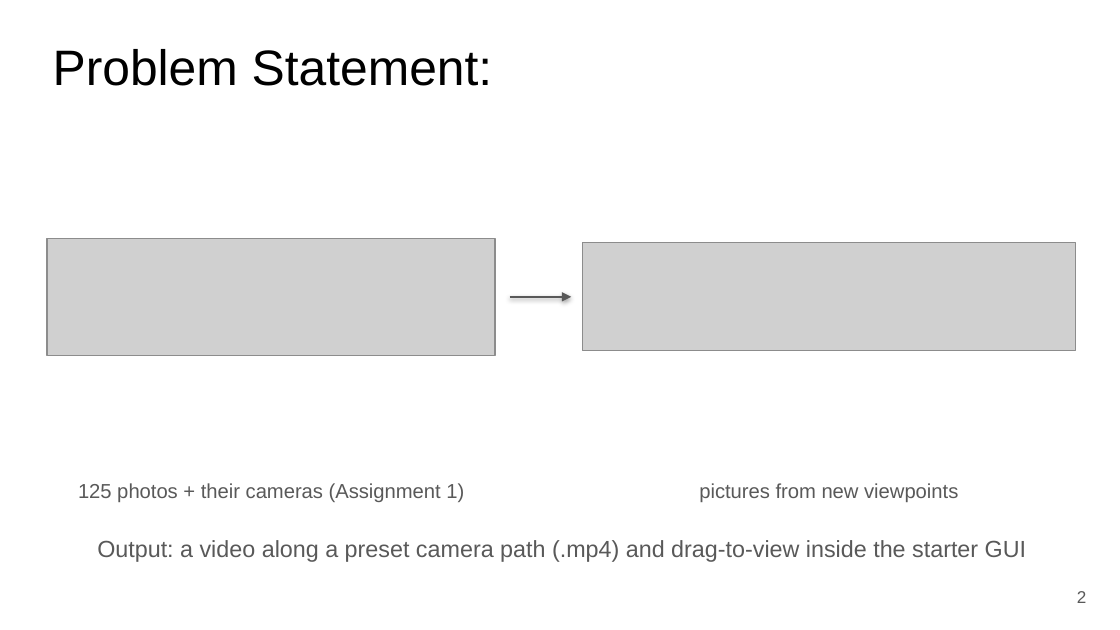
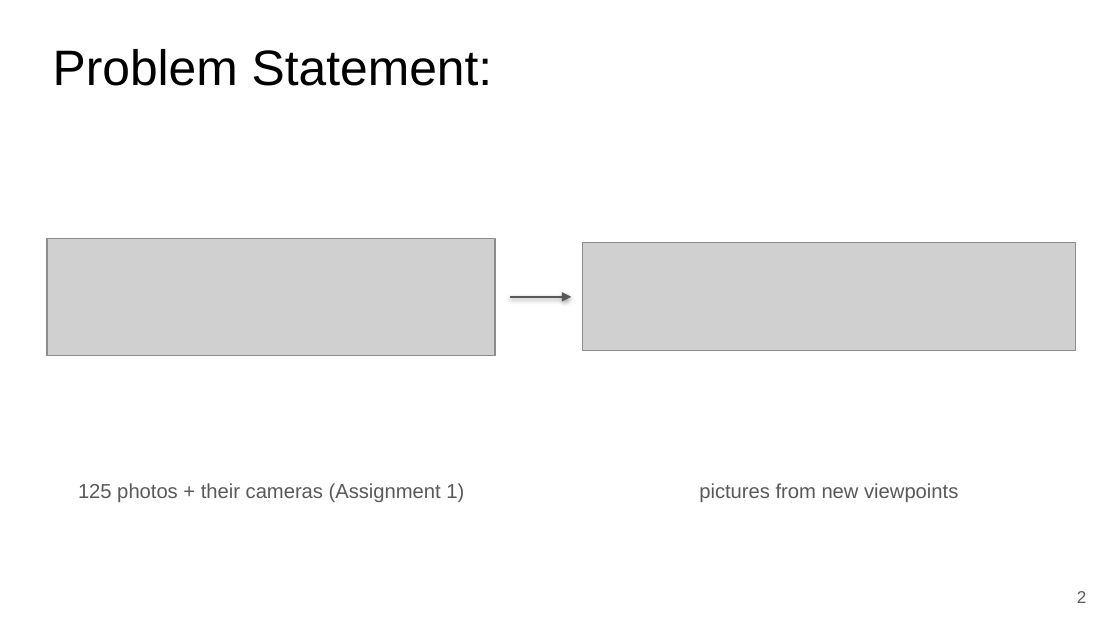
Before and after one commit to anas2908/cv802_assignment_3, a slide deck: slide 2 of docs/slides/CV802_SP3_novel_view_synthesis.pptx. Drawn at 1120x630 pixels with LibreOffice and Linux fonts; fonts in the diff are those of the drawing; grey boxes stand for pictures. Boxes give left, top, right and bottom in pixels: in the first picture for what was removed or moved away, otherwise in the second. Text is boxed around its words. In the diff, an @@ line names an element or a change of style, - is before the commit and + after.

```diff
--- a/docs/slides/CV802_SP3_novel_view_synthesis.pptx
+++ b/docs/slides/CV802_SP3_novel_view_synthesis.pptx
@@ text removed at <box>97,540,1026,562</box> @@
-Output: a video along a preset camera path (.mp4) and drag-to-view inside the starter GUI
```
Also in this commit, not shown: 14 other slides changed, 7 slides added, 1 slide removed, 5 other files.
